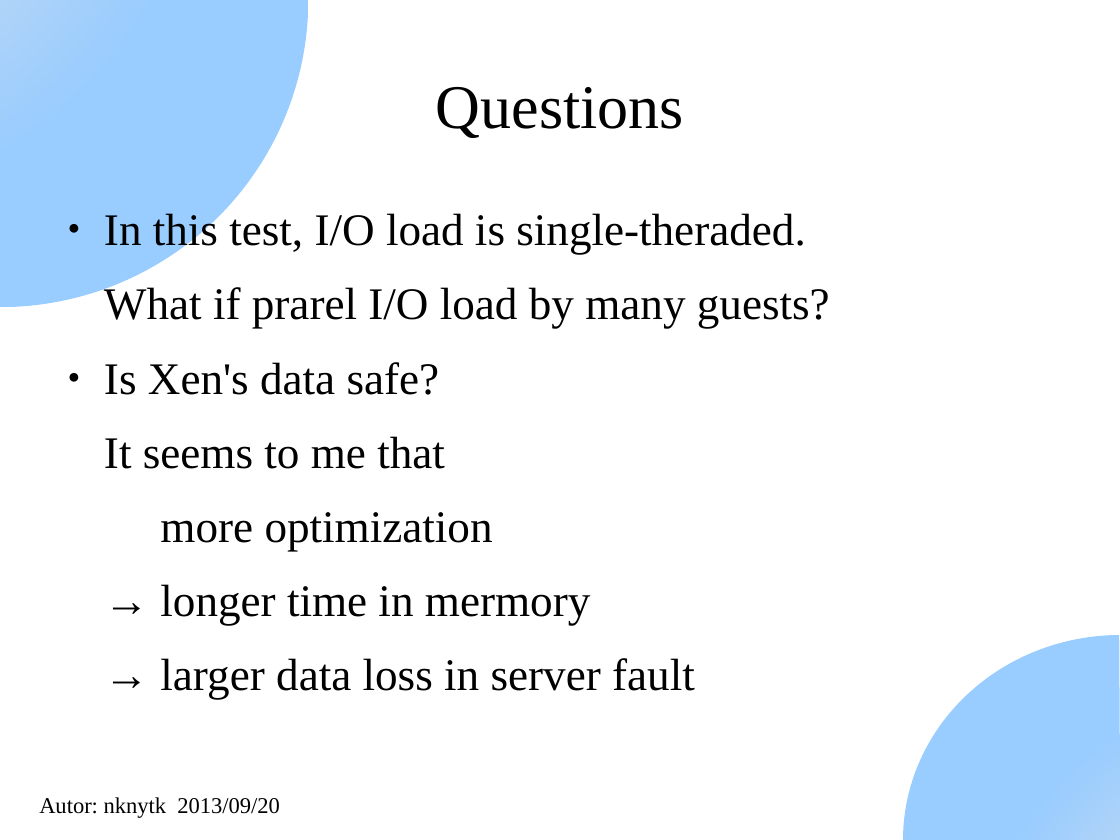
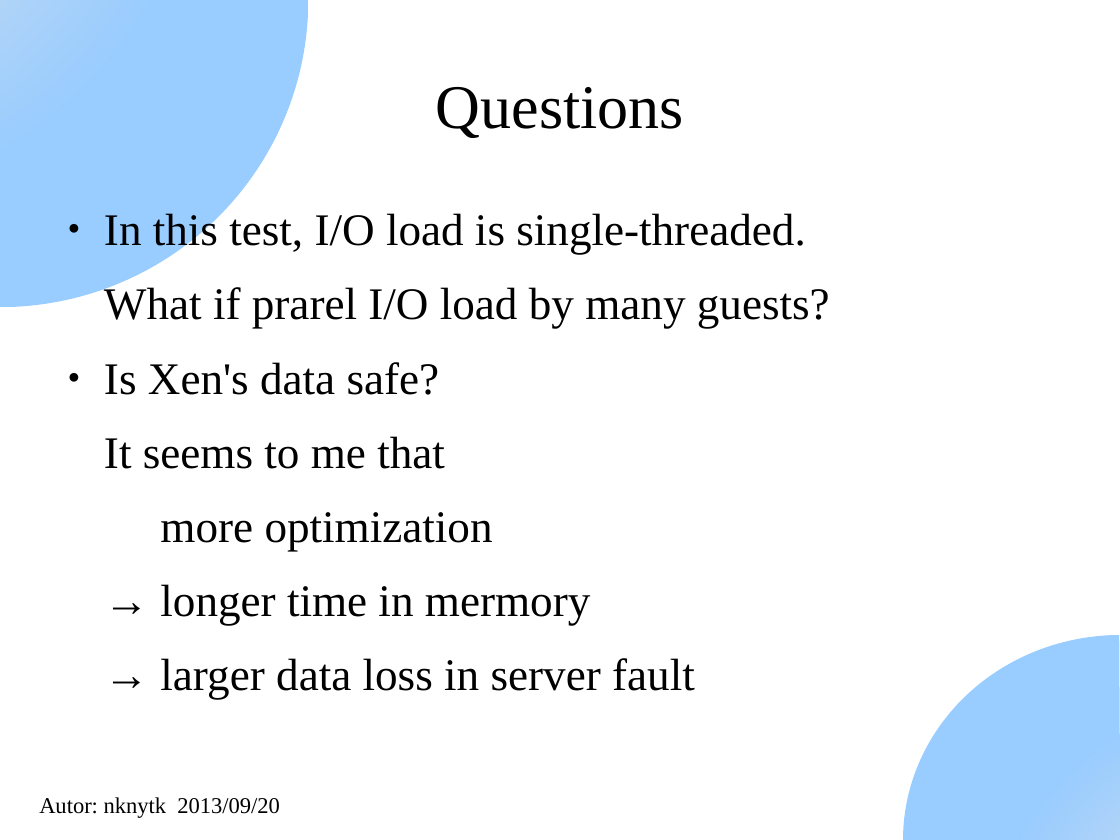
Before and after one commit to nknytk/disk-performance-xen-kvm, a slide deck: slide 54 of DiskPerformanceXenAndKvm.odp. Drawn at 1120x840 pixels with LibreOffice and Linux fonts; fonts in the diff are those of the drawing. Boxes give left, top, right and bottom in pixels: in the first picture for what was removed or moved away, otherwise in the second. Text is boxed around its words. In the diff, an @@ line names an element or a change of style, - is before the commit and + after.

Commit message:
fix typo

```diff
--- a/DiskPerformanceXenAndKvm.odp
+++ b/DiskPerformanceXenAndKvm.odp
@@ text at box(104, 213, 805, 254): text changed @@
-● In this test, I/O load is single-theraded.
+● In this test, I/O load is single-threaded.
```
Also in this commit, not shown: 1 other slide changed.
